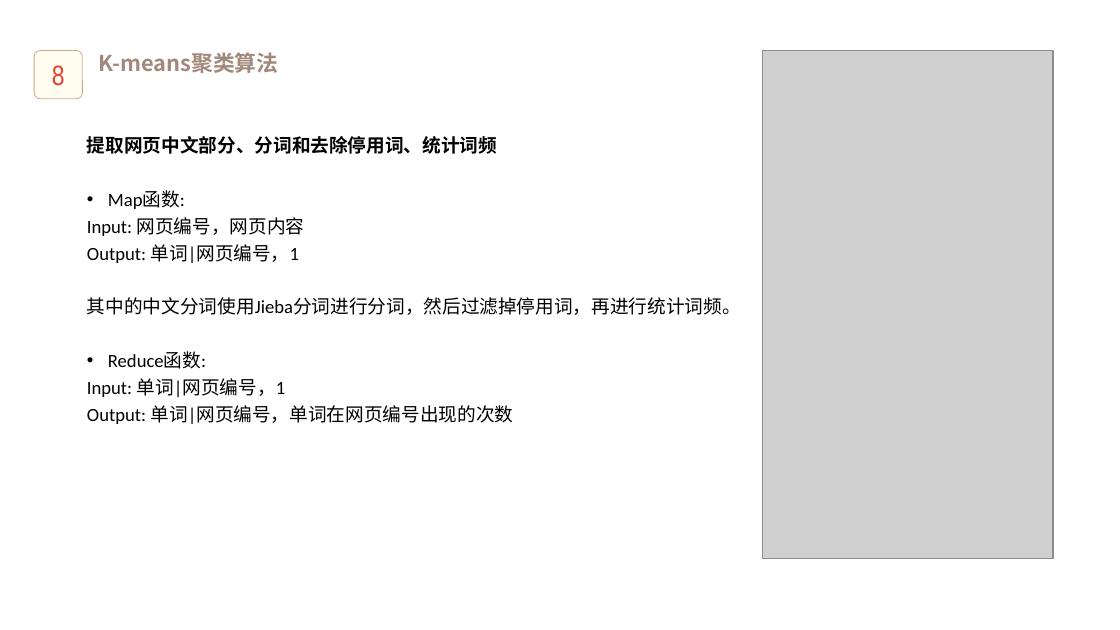
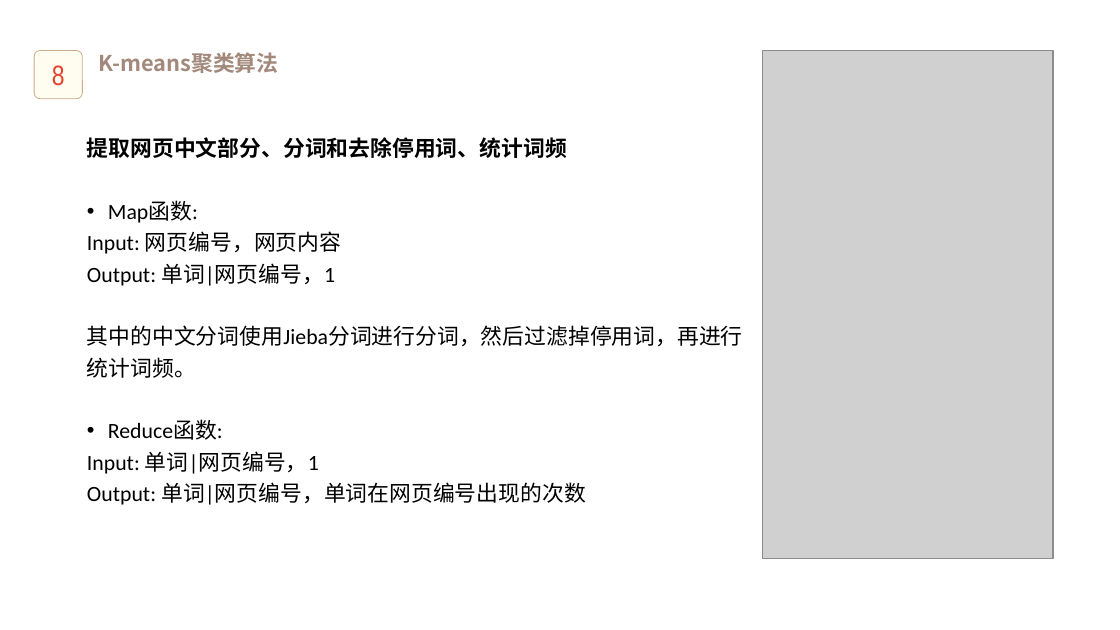
Before and after one commit to CRayFish07/webKmeans, a slide deck: slide 8 of Document/展示.pptx. Drawn at 1120x630 pixels with LibreOffice and Linux fonts; fonts in the diff are those of the drawing; grey boxes stand for pictures; background and template pictures are left out. Boxes give left, top, right and bottom in pixels: in the first picture for what was removed or moved away, otherwise in the second. Text is boxed around its words. In the diff, an @@ line names an element or a change of style, - is before the commit and + after.

```diff
--- a/Document/展示.pptx
+++ b/Document/展示.pptx
@@ text "提取网页中文部分、分词和去除停用词、统计词频" at bbox=[87, 137, 743, 505]: size 12 to 14 pt @@
```
Also in this commit, not shown: 9 other slides changed.
